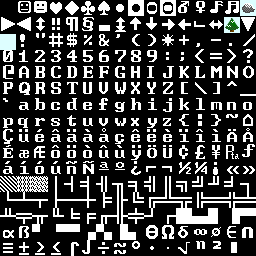
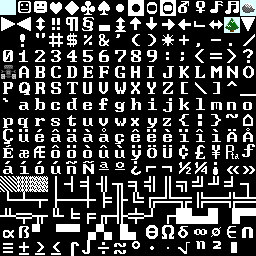
Layered file, before and after one edit (256x256). Changes by layer:
added layer "robot" above "tree" over [1, 65, 16, 79]
painted on "snow" over [0, 0, 16, 50]
